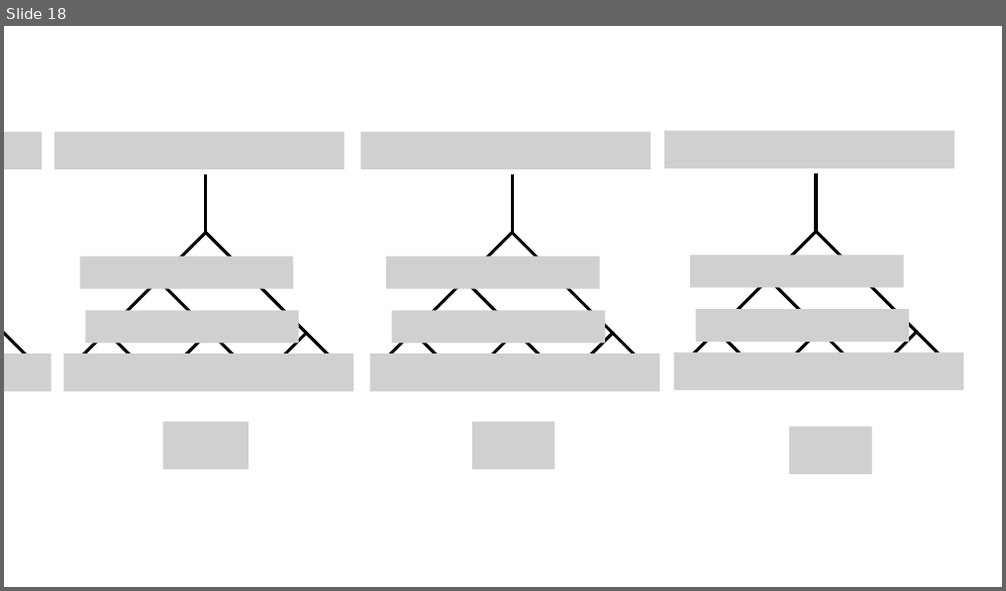
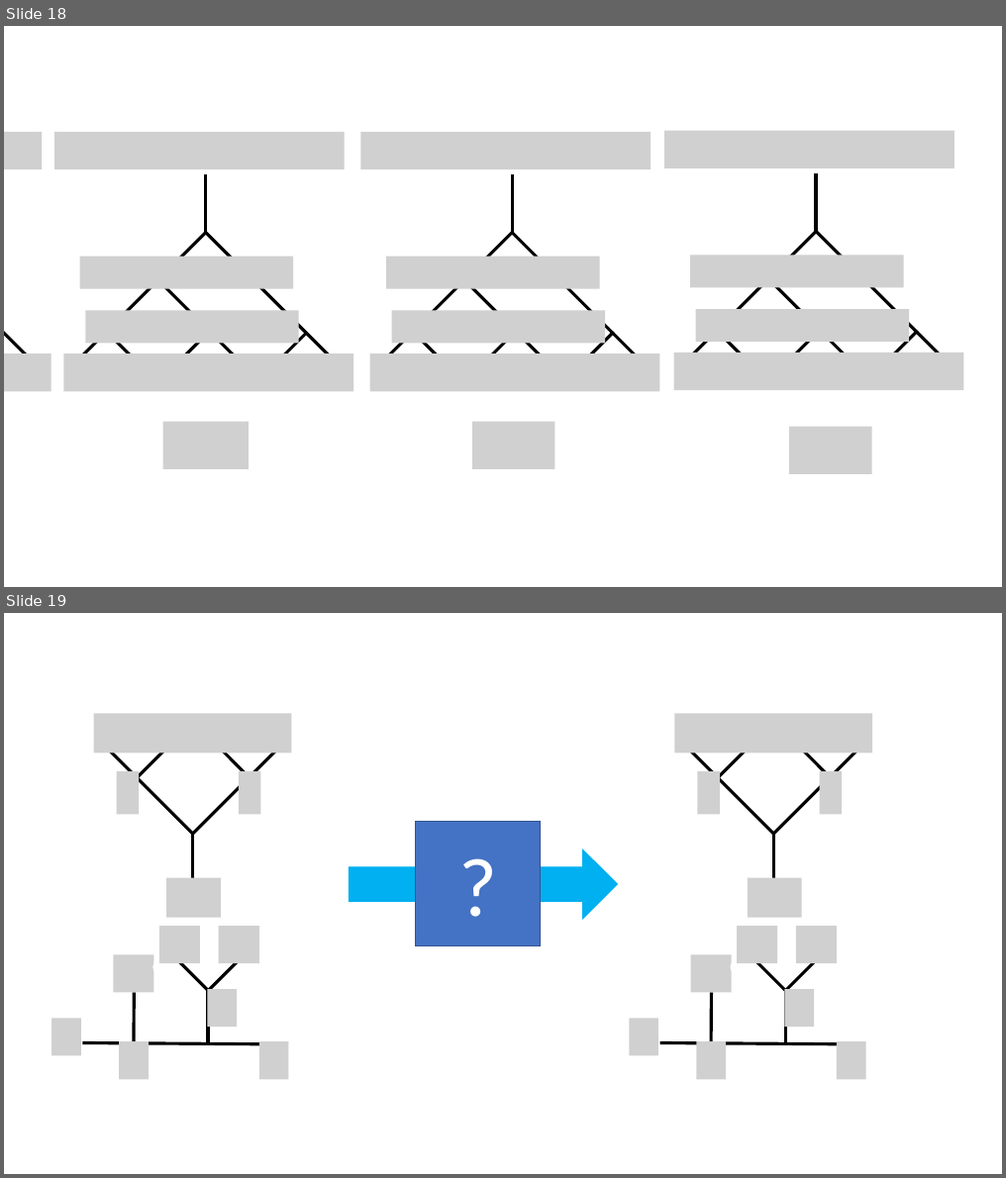
Before and after one commit to yk-liu/yk-liu.github.io, a slide deck: _posts/2019-05-14-Introduction-to-QC-and-TQC-Ising-Anyons/assets/pics.source.pptx. Shown one above the other, each under a label of ours: slide 18 before the commit, slides 18 and 19 after it. The pictures are 1006x591 and 1006x1178 pixels, drawn with LibreOffice and Linux fonts; fonts in the diff are those of the drawing; grey boxes stand for pictures; background and template pictures are left out. Boxes give left, top, right and bottom in pixels: in the first picture for what was removed or moved away, otherwise in the second. Text is boxed around its words. In the diff, an @@ line names an element or a change of style, - is before the commit and + after.

```diff
--- a/_posts/2019-05-14-Introduction-to-QC-and-TQC-Ising-Anyons/assets/pics.source.pptx
+++ b/_posts/2019-05-14-Introduction-to-QC-and-TQC-Ising-Anyons/assets/pics.source.pptx
@@ slide 19 added at (4,613,1002,1174), background #FFFFFF @@
@@ rectangle added at (416,821,541,947), fill #4472C4, outline #325491 1 pt, 80 pt, text #FFFFFF @@
+?
@@ group added at (94,713,291,918): 5 lines, 4 pictures @@
@@ right arrow added at (350,851,617,919), fill #00B0F0, outline #00B0F0 1 pt @@
@@ group added at (675,713,872,918): 5 lines, 4 pictures @@
@@ group added at (52,926,288,1079): 7 pictures, 5 lines, 1 ellipse @@
@@ group added at (629,926,865,1079): 7 pictures, 5 lines, 1 ellipse @@
```
Also in this commit, not shown: 2 other slides added, 3 other files.
